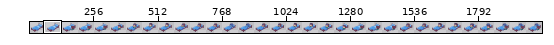
Two versions of one sprite sheet, Assets/Art/Avatar/S_INT_Bed_Real.png. Above: a wide view before the commit, with the close-up outlined.
Close-up. Earlier state:
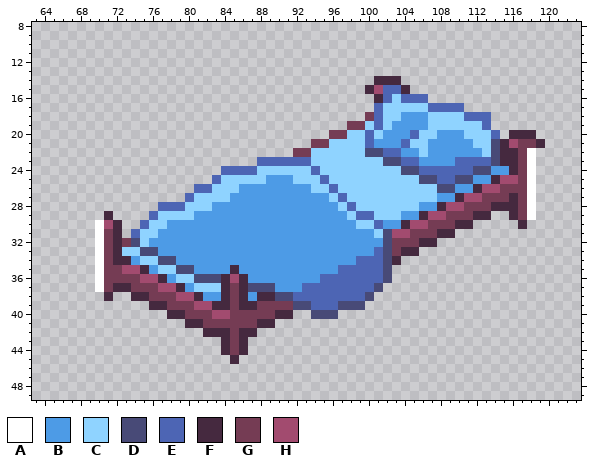
The file is 2048x64 pixels. Shown: x 63..123, y 8..49. The wide view leaves out empty margins.
Palette (. is transparent): A #ffffff  B #4d9be6  C #8fd3ff  D #484a77  E #4d65b4  F #45293f  G #753c54  H #a24b6f
Pixels before (only the part around the change), first column x 63:
 8 .............................................................
 9 .............................................................
10 .............................................................
11 .............................................................
12 .............................................................
13 .............................................................
14 ......................................FFF....................
15 .....................................FHEEF...................
16 ......................................FECEEE.................
17 ......................................ECCCCCEEEE.............
18 .....................................GECCBBBCCCCEEE..........
19 ...................................GGCECBBBBCCCCCCE..........
20 .................................GGCCECBBBECCBBBCCCE.FFF.....
21 ...............................GGCCCCEBBBECCBBBBBCCDFHGGF....
22 .............................GGCCCCCCDDEEBBCBBBBBBCDFFGA.....
23 .........................EEEEEECCCCCCCCDDEEBBBBEEEEDFFGA.....
24 .....................EEEECCCCCCECCCCCCCCCDDEEEEEEDDBBFGA.....
25 ....................ECCCCCBBBCCCECCCCCCCCCCDDEEDDBBFHHGA.....
26 ..................EECCCBBBBBBBBCCECCCCCCCCCCCDDBBFHHGGGA.....
27 .................ECCCCBBBBBBBBBBBCECCCCCCCCCCBBFHHGGGFGA.....
28 ..............EEECCCBBBBBBBBBBBBBBCECCCCCCCBBFHHGGGFFFGA.....
29 ........F....ECCCCBBBBBBBBBBBBBBBBBCEECCCBBFHHGGGFF..FGA.....
30 .......AHF..ECCBBBBBBBBBBBBBBBBBBBBBCCEBBFHHGGGFF.....F......
31 .......AGF.ECCBBBBBBBBBBBBBBBBBBBBBBBBCDHHGGGFF..............
32 .......AGFGDCBBBBBBBBBBBBBBBBBBBBBBBBBBDGGGFF................
33 .......AGFCCDDBBBBBBBBBBBBBBBBBBBBBBBBEDGFF..................
34 .......AGFFBCCDDBBBBBBBBBBBBBBBBBBBBEEEDF....................
35 .......AGGHHFBCCDDBBBBFBBBBBBBBBBBEEEEED.....................
36 .......AGGGGHHFBCCDDDFHFBBBBBBBBEEEEEEED.....................
37 .......AGFFGGGHHFBCCCFGFDDDBBBEEEEEEEED......................
38 ........F..FFGGGHHFBBFGFBFFDDEEEEEEEED.......................
39 .............FFGGGHHFFGFFGGGGDDEEEDDD........................
40 ...............FFGGGHHGGGGGFF..DDD...........................
41 .................FFGGGGGGFF..................................
42 ...................FFFGFF....................................
43 .....................FGF.....................................
44 .....................FGF.....................................
45 ......................F......................................
46 .............................................................
47 .............................................................
48 .............................................................
49 .............................................................
After:
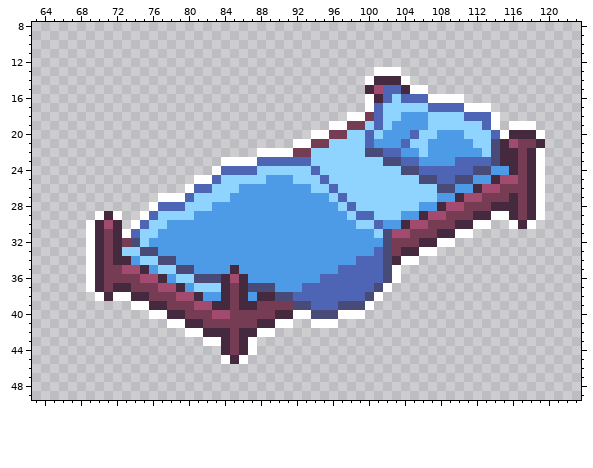
From the commit log: BedsWithOutlines
What changed:
Changed rows in their new state; - is an unchanged pixel.
first column x 69:
13 --------------------------------AAA----------------
14 -------------------------------A---A---------------
15 ------------------------------------AA-------------
16 -------------------------------A------AAAA---------
17 -------------------------------A----------AAA------
18 -----------------------------AA--------------A-----
19 ---------------------------AA----------------A-AAA-
20 -------------------------AA-------------------A---A
21 -----------------------AA--------------------------
22 -------------------AAAA--------------------------FA
23 ---------------AAAA------------------------------FA
24 --------------A----------------------------------FA
25 ------------AA-----------------------------------FA
26 -----------A-------------------------------------FA
27 --------AAA--------------------------------------FA
28 -------A-----------------------------------------FA
29 -A-A--A--------------------------------------AA--FA
30 AF---A-------------------------------------AA--A-A-
31 AF--A------------------------------------AA--------
32 AF-------------------------------------AA----------
33 AF-----------------------------------AA------------
34 AF---------------------------------AA--------------
35 AF--------------------------------A----------------
36 AF--------------------------------A----------------
37 AF-------------------------------A-----------------
38 -A-AA---------------------------A------------------
39 -----AA------------------------A-------------------
40 -------AA--------------AA---AAA--------------------
41 ---------AA----------AA--AAA-----------------------
42 -----------AA------AA------------------------------
43 -------------AA---A--------------------------------
44 ------------------A--------------------------------
45 ---------------A-A---------------------------------
